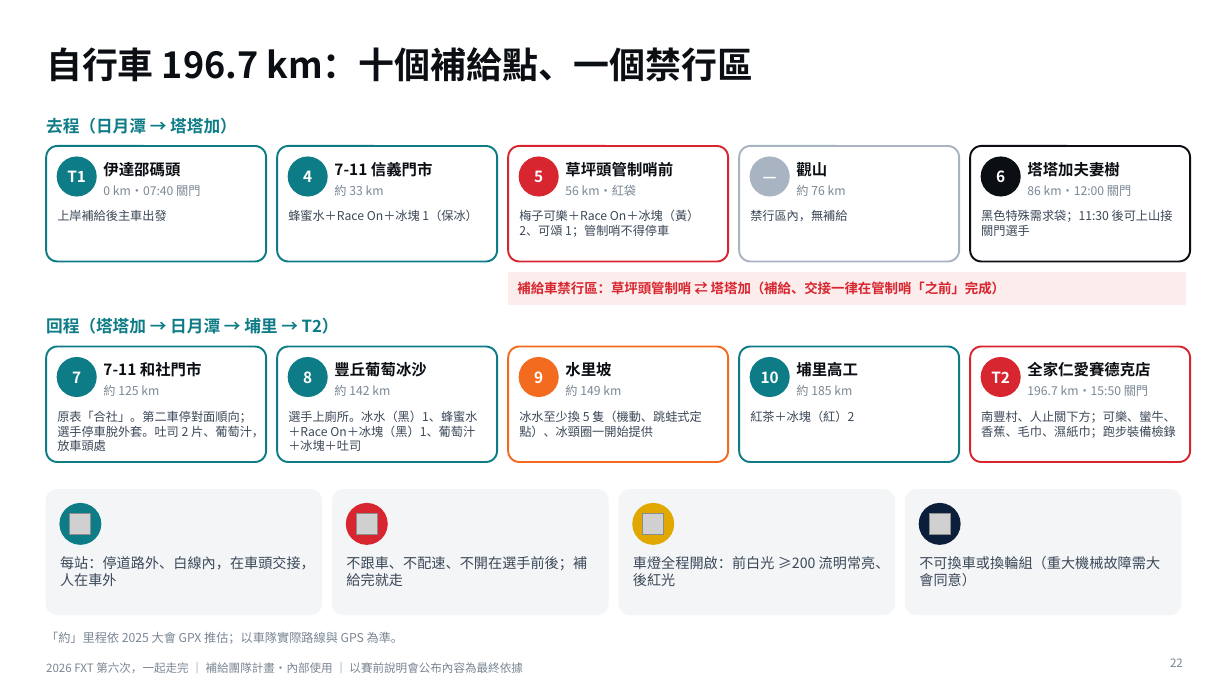
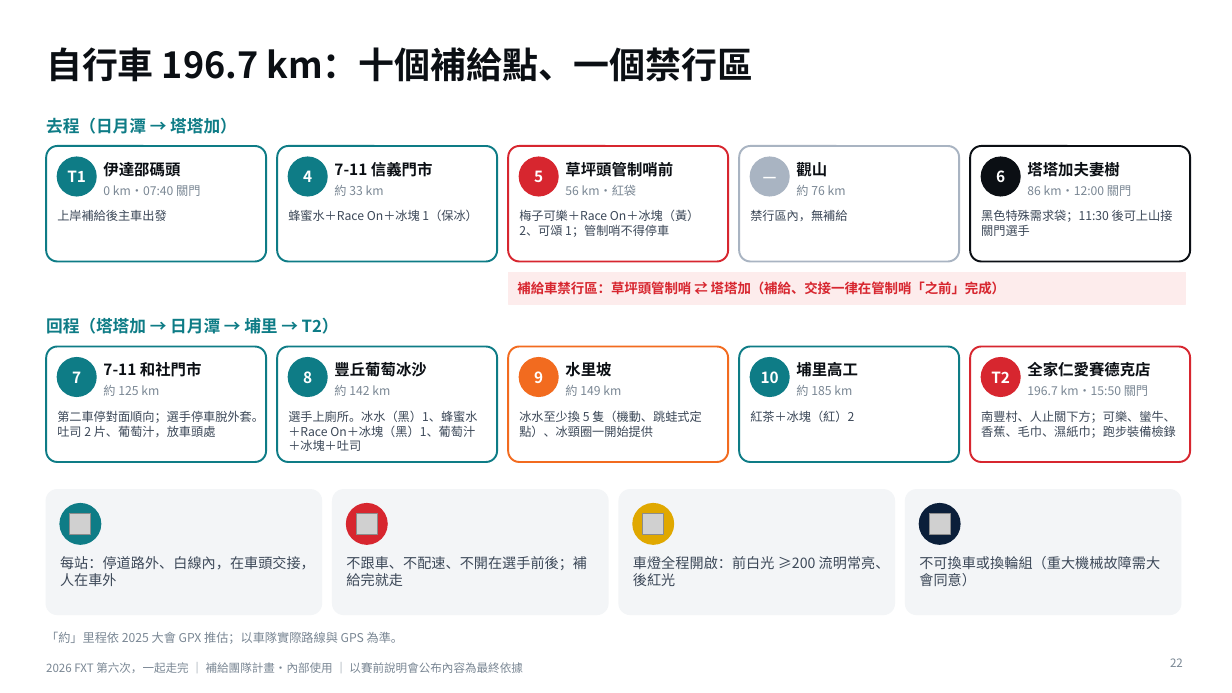
Before and after one commit to powermovebboy-sys/Race-site, a slide deck: slide 22 of deck/2026_FXT_第六次一起走完.pptx. Drawn at 1232x693 pixels with LibreOffice and Linux fonts; fonts in the diff are those of the drawing; grey boxes stand for pictures. Boxes give left, top, right and bottom in pixels: in the first picture for what was removed or moved away, otherwise in the second. Text is boxed around its words. In the diff, an @@ line names an element or a change of style, - is before the commit and + after.

```diff
--- a/deck/2026_FXT_第六次一起走完.pptx
+++ b/deck/2026_FXT_第六次一起走完.pptx
@@ text at (57, 410, 264, 437): text changed @@
-原表「合社」。第二車停對面順向；選手停車脫外套。吐司 2 片、葡萄汁，放車頭處
+第二車停對面順向；選手停車脫外套。吐司 2 片、葡萄汁，放車頭處
```
Also in this commit, not shown: 7 other slides changed, 2 other files.
